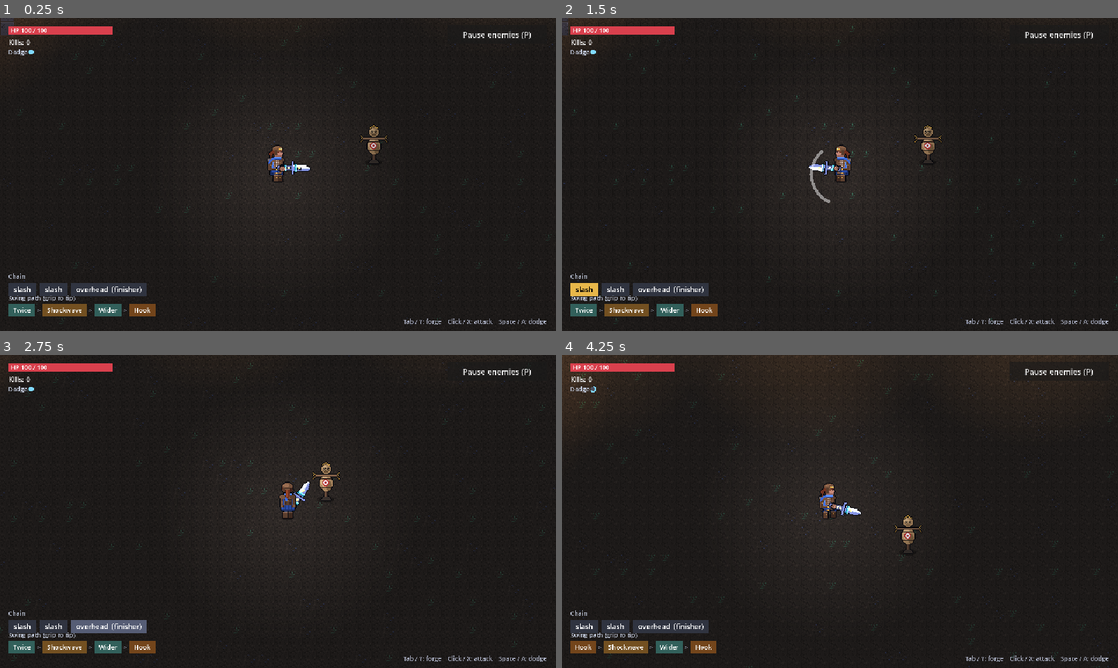
Above: before the commit, frames 1-4 (two rows, left to right).
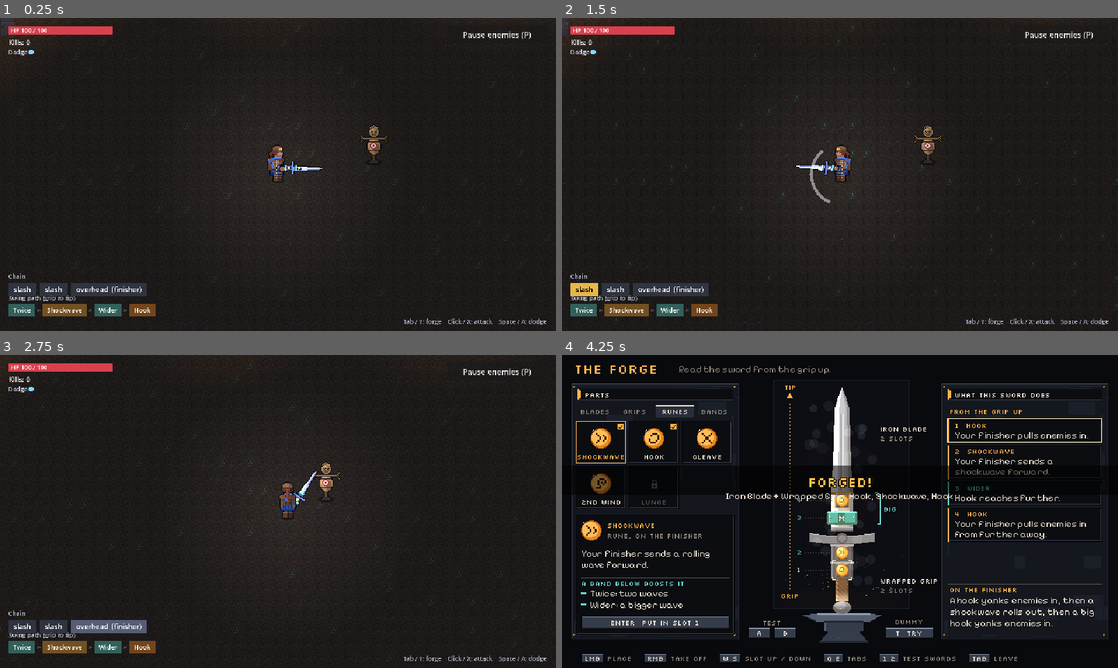
Above: after the commit, the same moments.

Repository: Durrannus/Modular-weapon-prototype
Game: Godot game, scene res://scenes/main.tscn
The game is run twice, just before and just after one commit, with the same random seed, the same clock (stepped at 60 frames per second) and the same inputs.
Inputs (mouse positions are in pixels of both pictures, inside the frame that each line leads up to):
- Up to frame 1 (0.25 s): no input
- Up to frame 2 (1.5 s): tap Enter (menu_place) at 0.5 s; move the mouse to (962, 158) at 0.52 s; hold D (move_right) 0.53-1.28 s; tap Tab (build) at 0.6 s; click (962, 158) at 0.67 s; move the mouse to (728, 190) at 1.27 s; hold Escape (menu_back) from 1.28 s (still down); click (728, 190) at 1.35 s
- Up to frame 3 (2.75 s): tap Tab (build) at 1.55, 2.1 s; move the mouse to (333, 442) at 2.02 s; release Escape (menu_back) at 2.03 s; hold D (move_right) from 2.03 s (still down); click (333, 442) at 2.17 s
- Up to frame 4 (4.25 s): move the mouse to (812, 574) at 2.77 s; release D (move_right) at 2.78 s; hold W (move_up) 2.78-3.53 s; tap Space (dash) at 2.85, 3.5 s; click (812, 574) at 2.92 s; tap Tab (build) at 3.05, 3.8 s; move the mouse to (1006, 558) at 3.52 s; hold A (move_left) from 3.53 s (still down); tap P (toggle_spawning) at 3.6 s; click (1006, 558) at 3.67 s

The runs differ from the first frame. In frame 1, less than 0.1% of the frame differs, in the area x 52-59%, y 46-50%; in frame 2, less than 0.1%; in frame 3, less than 0.1%; in frame 4, 39%, in the area x 0-100%, y 0-100%.

Commit message:
Forge feel and longer blades
- Longer, slimmer blades from the art thread (about 1.8x)
- Forge re-laid out for taller swords: pommel over the anvil, labels beside
  the sword, test swords and the dummy button either side of the anvil
- The hearth glows and breathes behind the sword, embers drift up
- Every change is a hammer blow: the metal heats up, sparks fly, the anvil rings
- Leaving after changes plays a Forged! finish: white-hot, quench steam,
  a shine up the blade (Tab or click skips it)

Co-Authored-By: Claude Opus 5.5 <noreply@anthropic.com>
Claude-Session: https://claude.ai/code/session_01PcDKVkPofzbtLy82C9TbQ8

Diff:
--- a/art/swing/swing_path.json
+++ b/art/swing/swing_path.json
@@ -19,12 +19,12 @@
    "hand": {
     "size": [
      7,
-     15
+     29
     ],
     "slot_rects": [
      [
       2,
-      11,
+      25,
       3,
       3
      ]
@@ -33,12 +33,12 @@
    "forge": {
     "size": [
      35,
-     75
+     145
     ],
     "slot_rects": [
      [
       10,
-      52,
+      122,
       15,
       15
      ]
@@ -51,18 +51,18 @@
    "hand": {
     "size": [
      7,
-     19
+     33
     ],
     "slot_rects": [
      [
       2,
-      15,
+      29,
       3,
       3
      ],
      [
       2,
-      11,
+      25,
       3,
       3
      ]
@@ -71,18 +71,18 @@
    "forge": {
     "size": [
      35,
-     95
+     165
     ],
     "slot_rects": [
      [
       10,
-      72,
+      142,
       15,
       15
      ],
      [
       10,
-      52,
+      122,
       15,
       15
      ]
@@ -95,24 +95,24 @@
    "hand": {
     "size": [
      7,
-     23
+     37
     ],
     "slot_rects": [
      [
       2,
-      19,
+      33,
       3,
       3
      ],
      [
       2,
-      15,
+      29,
       3,
       3
      ],
      [
       2,
-      11,
+      25,
       3,
       3
      ]
@@ -121,24 +121,24 @@
    "forge": {
     "size": [
      35,
-     115
+     185
     ],
     "slot_rects": [
      [
       10,
-      92,
+      162,
       15,
       15
      ],
      [
       10,
-      72,
+      142,
       15,
       15
      ],
      [
       10,
-      52,
+      122,
       15,
       15
      ]
@@ -445,11 +445,11 @@
    "name": "Twice",
    "text": "The rune above happens twice.",
    "blade_hand_size": [
-    9,
+    7,
     3
    ],
    "blade_forge_size": [
-    45,
+    35,
     15
    ],
    "grip_hand_size": [
@@ -465,11 +465,11 @@
    "name": "Wider",
    "text": "The rune above is bigger.",
    "blade_hand_size": [
-    9,
+    7,
     3
    ],
    "blade_forge_size": [
-    45,
+    35,
     15
    ],
    "grip_hand_size": [
--- a/scripts/sfx.gd
+++ b/scripts/sfx.gd
@@ -40,6 +40,8 @@
 		"finisher": length = 0.2
 		"swing": length = 0.09
 		"click": length = 0.05
+		"anvil": length = 0.45
+		"forged": length = 1.0
 	var n := int(RATE * length)
 	data.resize(n * 2)
 	var phase := 0.0
@@ -68,6 +70,15 @@
 			"finisher":  # heavy thump
 				phase += TAU * lerpf(90.0, 45.0, k) / RATE
 				v = sin(phase) * 0.9 * pow(1.0 - k, 2.0)
+			"anvil":  # metal clang: two bright partials ringing out, with a hard hit
+				phase += TAU / RATE
+				var ring := sin(phase * 1250.0) * 0.5 + sin(phase * 1870.0) * 0.35 + sin(phase * 3020.0) * 0.15
+				noise = randf_range(-1, 1)
+				v = ring * pow(1.0 - k, 2.5) * 0.7 + noise * maxf(0.0, 1.0 - t * 60.0) * 0.6
+			"forged":  # quench hiss plus a rising chime
+				noise = lerpf(noise, randf_range(-1, 1), 0.6)
+				phase += TAU * lerpf(520.0, 1040.0, minf(k * 2.0, 1.0)) / RATE
+				v = noise * 0.35 * pow(1.0 - k, 1.5) + sin(phase) * 0.3 * sin(k * PI)
 			"swing":
 				noise = lerpf(noise, randf_range(-1, 1), 0.3)
 				v = noise * 0.25 * sin(k * PI)
--- a/scripts/ui/swing_forge.gd
+++ b/scripts/ui/swing_forge.gd
@@ -26,7 +26,8 @@
 const LEFT := Rect2(10, 32, 195, 296)
 const RIGHT := Rect2(436, 32, 194, 296)
 const CENTRE_X := 322.0
-const SWORD_BOTTOM := 236.0
+const SWORD_BOTTOM := 298.0  # the pommel sits just above the anvil
+var sword_bottom := SWORD_BOTTOM
 
 var build: SwingBuild
 var root: Control
@@ -38,6 +39,24 @@
 var buttons := {}          # key -> Rect2, rebuilt every draw
 var _styles := {}
 
+# Forge feel: heat, embers, sparks, the hammer strike and the finish.
+var t := 0.0
+var heat := 0.3            # 0..1, jumps to 1 on a hammer strike, cools back down
+var strike_t := 9.0        # time since the last hammer strike
+var strike_at := Vector2.ZERO
+var embers: Array = []     # [pos, vel, life, max_life]
+var sparks: Array = []
+var steam: Array = []
+var dirty := false         # changed since the forge opened
+var finishing := -1.0      # >= 0 while the "forged" finish plays
+const FINISH_TIME := 1.5
+var sword_top := Vector2.ZERO
+var sword_size := Vector2.ZERO
+var heat_mask: Control     # draws the sword; its child is clipped to the sword's pixels
+var heat_fill: Control
+var fx_top: Control
+var banner: Control
+
 
 func _ready() -> void:
 	layer = 10
@@ -48,20 +67,86 @@
 	root.visible = false
 	add_child(root)
 	root.draw.connect(_draw_forge)
+	# Heat on the sword itself: a mask that draws the sword, with an additive
+	# fill clipped to it (glowing metal, the shine sweep when it's done).
+	heat_mask = Control.new()
+	heat_mask.size = root.size
+	heat_mask.mouse_filter = Control.MOUSE_FILTER_IGNORE
+	heat_mask.clip_children = CanvasItem.CLIP_CHILDREN_ONLY
+	heat_mask.draw.connect(_draw_heat_mask)
+	root.add_child(heat_mask)
+	heat_fill = Control.new()
+	heat_fill.size = root.size
+	heat_fill.mouse_filter = Control.MOUSE_FILTER_IGNORE
+	heat_fill.material = _additive()
+	heat_fill.draw.connect(_draw_heat_fill)
+	heat_mask.add_child(heat_fill)
+	# Embers, sparks and flashes on top, glowing.
+	fx_top = Control.new()
+	fx_top.size = root.size
+	fx_top.mouse_filter = Control.MOUSE_FILTER_IGNORE
+	fx_top.material = _additive()
+	fx_top.draw.connect(_draw_fx)
+	root.add_child(fx_top)
+	banner = Control.new()
+	banner.size = root.size
+	banner.mouse_filter = Control.MOUSE_FILTER_IGNORE
+	banner.draw.connect(_draw_banner)
+	root.add_child(banner)
+
+
+func _additive() -> CanvasItemMaterial:
+	var m := CanvasItemMaterial.new()
+	m.blend_mode = CanvasItemMaterial.BLEND_MODE_ADD
+	return m
 
 
 func setup(b: SwingBuild) -> void:
 	build = b
+	build.changed.connect(_on_changed)
+
+
+## Every change is a hammer blow: the metal heats up, sparks fly, the anvil rings.
+func _on_changed() -> void:
+	if not is_open:
+		return
+	dirty = true
+	heat = 1.0
+	strike_t = 0.0
+	var i := clampi(selected, 0, build.slot_count() - 1)
+	strike_at = sword_top + SwordArt.slot_center(build.blade, build.grip, "forge", i)
+	if sword_size == Vector2.ZERO:
+		strike_at = Vector2(CENTRE_X, 150)
+	for n in 26:
+		var a := randf_range(-PI, 0.0)
+		sparks.append([strike_at, Vector2(cos(a), sin(a)) * randf_range(40.0, 150.0), 0.0, randf_range(0.3, 0.7)])
+	Sfx.play(self, "anvil", -6.0, randf_range(0.95, 1.08))
 
 
 func open() -> void:
+	dirty = false
+	finishing = -1.0
+	heat = 0.3
 	is_open = true
 	root.visible = true
 	selected = clampi(selected, 0, build.slot_count() - 1)
 	get_tree().paused = true
 
 
+## Leaving after changes plays the "forged" finish first (press again to skip).
 func close() -> void:
+	if dirty and finishing < 0.0:
+		finishing = 0.0
+		Sfx.play(self, "forged", -4.0)
+		for n in 30:
+			steam.append([sword_top + Vector2(randf_range(0, sword_size.x), randf_range(sword_size.y * 0.1, sword_size.y * 0.9)), Vector2(randf_range(-12, 12), randf_range(-40, -15)), 0.0, randf_range(0.6, 1.2)])
+		return
+	_really_close()
+
+
+func _really_close() -> void:
+	finishing = -1.0
+	dirty = false
 	is_open = false
 	root.visible = false
 	get_tree().paused = false
@@ -69,14 +154,26 @@
 
 # --- Input ------------------------------------------------------------------
 
-func _process(_delta: float) -> void:
+func _process(delta: float) -> void:
+	if is_open:
+		_update_fx(delta)
 	if Input.is_action_just_pressed("build"):
-		if is_open:
+		if finishing >= 0.0:
+			_really_close()
+		elif is_open:
 			close()
 		else:
 			open()
 		return
 	if not is_open:
+		return
+	if finishing >= 0.0:
+		finishing += delta
+		if finishing >= FINISH_TIME:
+			_really_close()
+			if _try_after:
+				_try_after = false
+				try_at_dummy.emit()
 		return
 	if Input.is_action_just_pressed("menu_back"):
 		close()
@@ -102,6 +199,11 @@
 
 func _input(event: InputEvent) -> void:
 	if not is_open:
+		return
+	if finishing >= 0.0:
+		if event is InputEventMouseButton and event.pressed:
+			_really_close()
+			get_viewport().set_input_as_handled()
 		return
 	if event is InputEventKey and event.pressed and not event.echo:
 		match (event as InputEventKey).physical_keycode:
@@ -195,7 +297,13 @@
 	selected = clampi(selected, 0, build.slot_count() - 1)
 
 
+var _try_after := false
+
 func _try() -> void:
+	if dirty:
+		_try_after = true
+		close()
+		return
 	close()
 	try_at_dummy.emit()
 
@@ -396,21 +504,34 @@
 	var blade := build.blade
 	var grip := build.grip
 	var size := SwordArt.frame_size(blade, grip, "forge")
-	var top := Vector2(CENTRE_X - size.x * 0.5, SWORD_BOTTOM - size.y).round()
-	# Backdrop and anvil.
-	root.draw_rect(Rect2(244, 30, 156, 240), Color(0.05, 0.055, 0.075))
-	root.draw_rect(Rect2(244, 30, 156, 240), Color(0.12, 0.13, 0.17), false, 1.0)
+	sword_bottom = maxf(SWORD_BOTTOM, size.y + 4.0)  # the longest swords push down a little
+	var top := Vector2(CENTRE_X - size.x * 0.5, sword_bottom - size.y).round()
+	sword_top = top
+	sword_size = size
+	# Backdrop: the hearth glows behind the sword, breathing, hotter after a strike.
+	root.draw_rect(Rect2(244, 30, 156, 262), Color(0.05, 0.055, 0.075))
+	var breathe := 0.5 + 0.5 * sin(t * 2.2) * 0.6 + 0.2 * sin(t * 7.3)
+	var glow_c := Vector2(CENTRE_X, top.y + size.y * 0.45)
+	for i in 7:
+		var r := 30.0 + i * 13.0 + heat * 10.0
+		var c := Color(1.0, 0.45 + i * 0.03, 0.15, (0.05 + heat * 0.05) * breathe * (1.0 - i / 8.0))
+		root.draw_circle(glow_c, r, c)
+	var hearth := Rect2(250, 266, 144, 26)
+	for i in 6:
+		var c := Color(1.0, 0.35 + 0.08 * i, 0.08, 0.07 * breathe)
+		root.draw_rect(hearth.grow_individual(-i * 6, -i * 2, -i * 6, 0), c)
+	root.draw_rect(Rect2(244, 30, 156, 262), Color(0.12, 0.13, 0.17), false, 1.0)
 	var anvil := Art.texture("swing/ui/anvil.png")
 	if anvil != null:
-		root.draw_texture(anvil, Vector2(CENTRE_X - 47, SWORD_BOTTOM - 6).round())
+		root.draw_texture(anvil, Vector2(CENTRE_X - 47, sword_bottom - 2).round())
 	SwordArt.draw(root, blade, grip, build.line, "forge", {}, top)
 	# Grip-to-tip arrow up the left.
 	var ax := 262.0
-	for y in range(int(SWORD_BOTTOM - 20), int(top.y + 14), -4):
+	for y in range(int(sword_bottom - 30), int(top.y + 14), -4):
 		root.draw_rect(Rect2(ax, y, 1, 2), AMBER.darkened(0.3))
 	root.draw_colored_polygon(PackedVector2Array([Vector2(ax + 0.5, top.y + 6), Vector2(ax - 3.5, top.y + 12), Vector2(ax + 4.5, top.y + 12)]), AMBER)
 	_head("Tip", Vector2(ax - 10, top.y + 2), AMBER, 8, 22, HORIZONTAL_ALIGNMENT_CENTER)
-	_head("Grip", Vector2(ax - 12, SWORD_BOTTOM - 8), AMBER, 8, 26, HORIZONTAL_ALIGNMENT_CENTER)
+	_head("Grip", Vector2(ax - 12, sword_bottom - 18), AMBER, 8, 26, HORIZONTAL_ALIGNMENT_CENTER)
 	# Slots: numbers on the left, clickable sockets, focus corners on the selected one.
 	var info: Dictionary = stats["slot_info"]
 	for i in build.line.size():
@@ -444,27 +565,129 @@
 		if float(e["size"]) > 1.0:
 			tags.append("big")
 		_head(" ".join(tags), Vector2(bx + 4, (y0 + y1) * 0.5 + 3), TEAL)
-	# Name, slots, test swords and the dummy.
+	# Labels beside the sword, test swords left of the anvil, the dummy right of it.
 	var g: Dictionary = SwingBuild.GRIPS[grip]
-	_head("%s  +  %s" % [SwingBuild.BLADES[blade]["name"], g["name"]], Vector2(222, 284), INK, 8, 200, HORIZONTAL_ALIGNMENT_CENTER)
+	var bl: Dictionary = SwingBuild.BLADES[blade]
+	var lx := top.x + size.x + 6
+	_head(bl["name"], Vector2(lx, top.y + 50), INK)
+	_head("%d slot%s" % [bl["slots"], "" if bl["slots"] == 1 else "s"], Vector2(lx, top.y + 61), DIM)
+	var gy := top.y + SwordArt.grip_origin(blade, "forge").y
+	_head(g["name"], Vector2(lx, gy + 60), INK)
 	var spd := float(stats["speed"])
 	var spd_word := "quick" if spd >= 1.03 else ("steady" if spd >= 0.94 else "slow")
-	_head("%d slots, speed %s" % [build.slot_count(), spd_word], Vector2(222, 295), DIM, 8, 200, HORIZONTAL_ALIGNMENT_CENTER)
-	_head("Test swords  1 / 2", Vector2(222, 307), DIM, 8, 200, HORIZONTAL_ALIGNMENT_CENTER)
+	_head("%d slot%s" % [g["slots"], "" if g["slots"] == 1 else "s"], Vector2(lx, gy + 71), DIM)
+	_head("Test", Vector2(214, 311), DIM, 8, 56, HORIZONTAL_ALIGNMENT_CENTER)
 	for k in ["A", "B"]:
-		var t: Dictionary = SwingBuild.TEST_SWORDS[k]
-		var r := Rect2(CENTRE_X - 48 + (0 if k == "A" else 50), 310, 46, 13)
+		var tt: Dictionary = SwingBuild.TEST_SWORDS[k]
+		var r := Rect2(214 + (0 if k == "A" else 30), 313, 26, 14)
 		buttons["test:" + k] = r
-		var active: bool = blade == t["blade"] and grip == t["grip"] and build.line == t["line"]
+		var active: bool = blade == tt["blade"] and grip == tt["grip"] and build.line == tt["line"]
 		if active:
 			root.draw_rect(r, AMBER.darkened(0.25))
 		else:
 			_nine("button_hot" if hover == "test:" + k else "button", r)
 		_head(k, r.position + Vector2(0, 10), Color(0.1, 0.07, 0.03) if active else INK, 8, r.size.x, HORIZONTAL_ALIGNMENT_CENTER)
-	var tr := Rect2(CENTRE_X - 60, 326, 120, 14)
+	_head("Dummy", Vector2(372, 310), DIM, 8, 56, HORIZONTAL_ALIGNMENT_CENTER)
+	var tr := Rect2(372, 313, 56, 14)
 	buttons["try"] = tr
 	_nine("button_hot" if hover == "try" else "button", tr)
-	_head("T  Try at the dummy", tr.position + Vector2(0, 10), INK, 8, tr.size.x, HORIZONTAL_ALIGNMENT_CENTER)
+	_head("T  Try", tr.position + Vector2(0, 10), INK, 8, tr.size.x, HORIZONTAL_ALIGNMENT_CENTER)
+
+
+# --- Forge effects -----------------------------------------------------------
+
+func _update_fx(delta: float) -> void:
+	t += delta
+	strike_t += delta
+	heat = move_toward(heat, 0.3, delta * 0.5)
+	if finishing >= 0.0:
+		heat = 0.0
+	# Embers drift up from the hearth all the time; more when hot.
+	if randf() < delta * (10.0 + heat * 30.0):
+		embers.append([Vector2(randf_range(256, 388), randf_range(270, 292)), Vector2(randf_range(-6, 6), randf_range(-45, -20)), 0.0, randf_range(1.2, 2.6)])
+	for list in [embers, sparks, steam]:
+		var keep: Array = []
+		for p in list:
+			p[2] += delta
+			if p[2] < p[3]:
+				if list == sparks:
+					p[1].y += 260.0 * delta  # sparks fall
+				elif list == embers:
+					p[1].x += sin(t * 3.0 + p[0].y) * 8.0 * delta
+				p[0] += p[1] * delta
+				keep.append(p)
+		list.assign(keep)
+	heat_mask.queue_redraw()
+	heat_fill.queue_redraw()
+	fx_top.queue_redraw()
+	banner.queue_redraw()
+	root.queue_redraw()
+
+
+func _draw_heat_mask() -> void:
+	if sword_size != Vector2.ZERO:
+		SwordArt.draw(heat_mask, build.blade, build.grip, build.line, "forge", {}, sword_top)
+
+
+## Additive colour on the sword's own pixels: orange heat, hottest at the blade,
+## and when it's finished, white-hot cooling to steel with a shine sweeping up.
+func _draw_heat_fill() -> void:
+	var r := Rect2(sword_top, sword_size)
+	if finishing >= 0.0:
+		var k := finishing / FINISH_TIME
+		var white := clampf(1.0 - k * 2.5, 0.0, 1.0)
+		heat_fill.draw_rect(r, Color(1.0, 0.75, 0.45, 0.8 * white))
+		var sweep_y := lerpf(r.end.y, r.position.y - 20.0, clampf((k - 0.25) / 0.5, 0.0, 1.0))
+		for i in 10:
+			heat_fill.draw_rect(Rect2(r.position.x, sweep_y + i * 2.0 - 10.0, r.size.x, 2), Color(1, 1, 1, 0.08 * (5.0 - absf(i - 4.5))))
+		return
+	var pulse := 0.85 + 0.15 * sin(t * 5.0)
+	var steps := 24
+	for i in steps:
+		var y0 := r.position.y + r.size.y * i / steps
+		var hotness := 1.0 - float(i) / steps  # the blade end is hottest
+		var a := heat * pulse * (0.12 + 0.5 * hotness * hotness)
+		heat_fill.draw_rect(Rect2(r.position.x, y0, r.size.x, r.size.y / steps + 1), Color(1.0, 0.42 + 0.3 * hotness, 0.12, a))
+	if strike_t < 0.15:
+		heat_fill.draw_rect(r, Color(1, 0.9, 0.7, 0.6 * (1.0 - strike_t / 0.15)))
+
+
+func _draw_fx() -> void:
+	for p in embers:
+		var k: float = p[2] / p[3]
+		var c := Color(1.0, 0.55 + 0.3 * (1.0 - k), 0.2, (1.0 - k) * 0.9)
+		fx_top.draw_rect(Rect2((p[0] as Vector2).round(), Vector2(1, 1)), c)
+	for p in sparks:
+		var k: float = p[2] / p[3]
+		var c := Color(1.0, 0.85 - 0.4 * k, 0.4 - 0.3 * k, 1.0 - k)
+		var tail: Vector2 = p[1] * 0.02
+		fx_top.draw_line(p[0], p[0] - tail, c, 1.0)
+	if strike_t < 0.25:
+		var k := strike_t / 0.25
+		fx_top.draw_circle(strike_at, 4.0 + k * 22.0, Color(1.0, 0.8, 0.5, 0.5 * (1.0 - k)))
+		fx_top.draw_arc(strike_at, 6.0 + k * 30.0, 0.0, TAU, 24, Color(1.0, 0.7, 0.3, 1.0 - k), 1.0)
+	for p in steam:
+		var k: float = p[2] / p[3]
+		fx_top.draw_circle(p[0], 2.0 + k * 7.0, Color(0.6, 0.65, 0.7, 0.18 * (1.0 - k)))
+
+
+func _draw_banner() -> void:
+	if finishing < 0.0:
+		return
+	var k := finishing / FINISH_TIME
+	var a := clampf(k * 4.0, 0.0, 1.0) * clampf((1.0 - k) * 4.0, 0.0, 1.0)
+	var y := 150.0 - 8.0 * (1.0 - clampf(k * 3.0, 0.0, 1.0))
+	banner.draw_rect(Rect2(0, y - 22, 640, 34), Color(0, 0, 0, 0.55 * a))
+	var f := Art.font("Silkscreen-Regular")
+	banner.draw_string_outline(f, Vector2(0, y + 4), "FORGED!", HORIZONTAL_ALIGNMENT_CENTER, 640, 16, 4, Color(0.1, 0.05, 0.02, a))
+	banner.draw_string(f, Vector2(0, y + 4), "FORGED!", HORIZONTAL_ALIGNMENT_CENTER, 640, 16, Color(1.0, 0.75, 0.3, a))
+	var names: Array = []
+	for e in build.compute()["effects"]:
+		names.append(SwingBuild.FITTINGS[e["id"]]["name"])
+	var sub := "%s + %s" % [SwingBuild.BLADES[build.blade]["name"], SwingBuild.GRIPS[build.grip]["name"]]
+	if not names.is_empty():
+		sub += ":  " + ", ".join(names)
+	banner.draw_string(Art.font("PixelifySans-Regular"), Vector2(0, y + 18), sub, HORIZONTAL_ALIGNMENT_CENTER, 640, 11, Color(0.9, 0.86, 0.8, a))
 
 
 func _draw_does(stats: Dictionary) -> void:
--- a/scripts/weapon/sword_art.gd
+++ b/scripts/weapon/sword_art.gd
@@ -65,14 +65,14 @@
 
 ## lit: slot index -> 0..1. A slot above 0.4 swaps to its _lit image.
 static func draw(ci: CanvasItem, blade: String, grip: String, line: Array, scale: String,
-		lit: Dictionary, origin := Vector2.ZERO) -> void:
+		lit: Dictionary, origin := Vector2.ZERO, tint := Color.WHITE) -> void:
 	var gs := int(SwingBuild.GRIPS[grip]["slots"])
 	var blade_tex := Art.texture(DIR + "blades/%s_%s.png" % [blade, scale])
 	var grip_tex := Art.texture(DIR + "grips/%s_%s.png" % [grip, scale])
 	if blade_tex != null:
-		ci.draw_texture(blade_tex, origin + Vector2(4.0 * _k(scale), 0))
+		ci.draw_texture(blade_tex, origin + Vector2(4.0 * _k(scale), 0), tint)
 	if grip_tex != null:
-		ci.draw_texture(grip_tex, origin + grip_origin(blade, scale))
+		ci.draw_texture(grip_tex, origin + grip_origin(blade, scale), tint)
 	for i in line.size():
 		var id: String = line[i]
 		if id == "":
@@ -84,7 +84,7 @@
 		if f["kind"] == "rune":
 			var tex := Art.texture(DIR + "runes/%s_%s%s.png" % [id, scale, suffix])
 			if tex != null:
-				ci.draw_texture(tex, origin + r.position)
+				ci.draw_texture(tex, origin + r.position, tint)
 			else:
 				ci.draw_rect(Rect2(origin + r.position, r.size), f["color"])
 		else:
@@ -92,6 +92,6 @@
 			var tex := Art.texture(DIR + "bands/%s_%s_%s%s.png" % [id, host, scale, suffix])
 			if tex != null:
 				var pos := Vector2(r.get_center().x - tex.get_width() * 0.5, r.position.y)
-				ci.draw_texture(tex, origin + pos.round())
+				ci.draw_texture(tex, origin + pos.round(), tint)
 			else:
 				ci.draw_rect(Rect2(origin + r.position - Vector2(2, 0) * _k(scale) / 1.0, r.size + Vector2(4, 0)), f["color"])
Binary file changed: art/swing/bands/twice_blade_forge.png
Binary file changed: art/swing/bands/twice_blade_forge_lit.png
Binary file changed: art/swing/bands/twice_blade_hand.png
Binary file changed: art/swing/bands/twice_blade_hand_lit.png
Binary file changed: art/swing/bands/twice_grip_forge.png
Binary file changed: art/swing/bands/twice_grip_forge_lit.png
Binary file changed: art/swing/bands/twice_grip_hand.png
Binary file changed: art/swing/bands/twice_grip_hand_lit.png
Binary file changed: art/swing/bands/twice_icon.png
Binary file changed: art/swing/bands/wider_blade_forge.png
Binary file changed: art/swing/bands/wider_blade_forge_lit.png
Binary file changed: art/swing/bands/wider_blade_hand.png
(and 43 more such lines)
